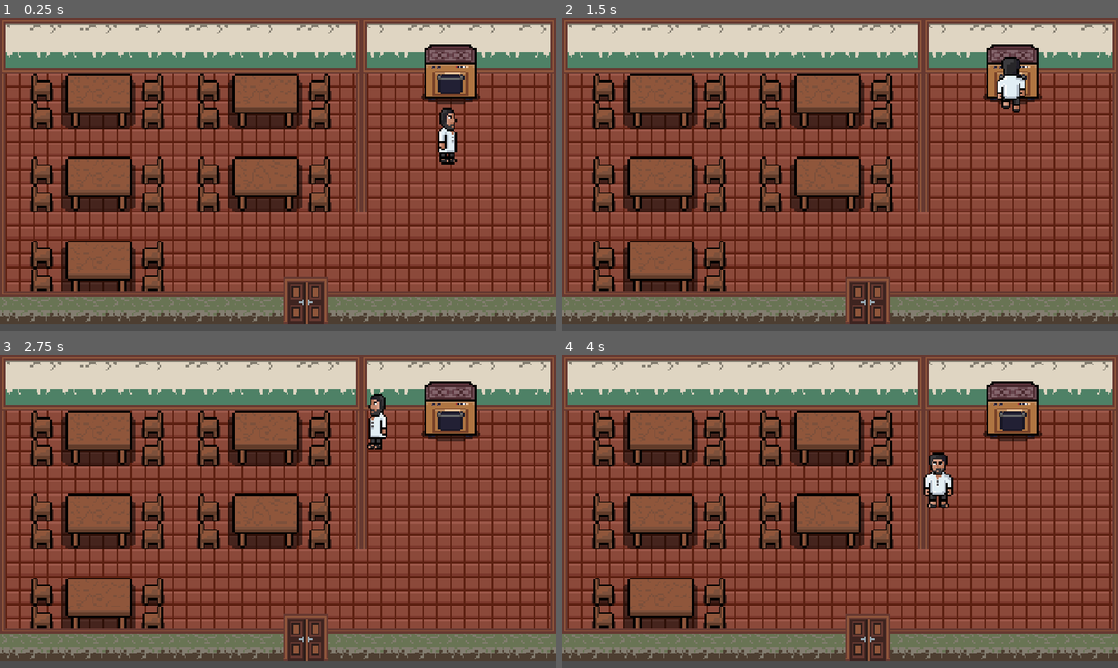
Above: before the commit, frames 1-4 (two rows, left to right).
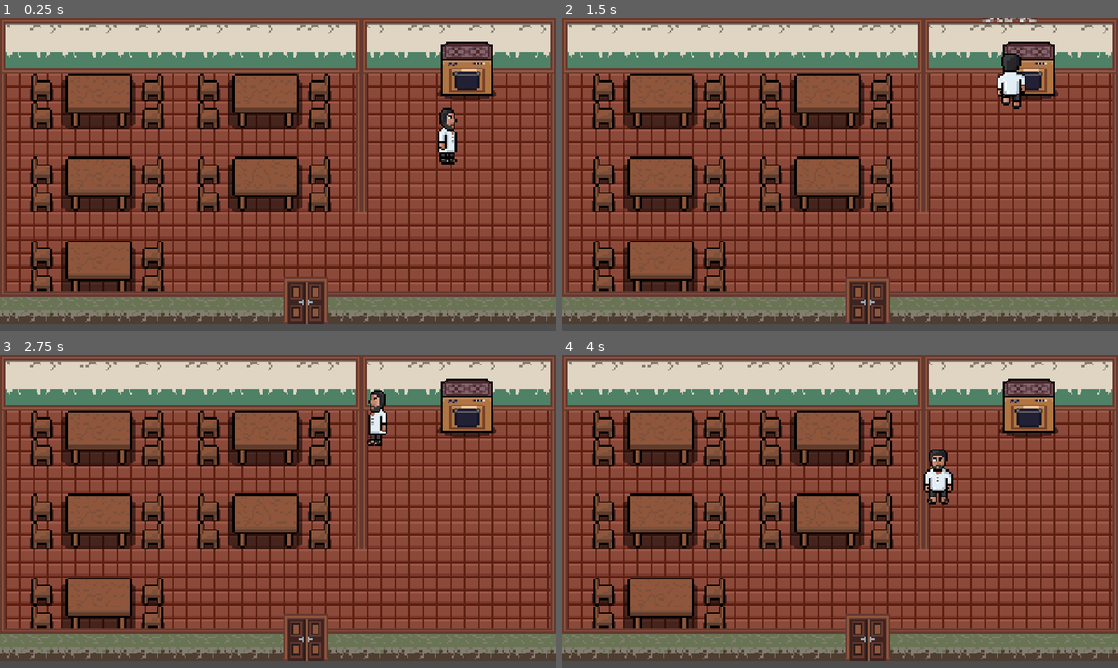
Above: after the commit, the same moments.

Repository: Shafayat1777/project-restaurant
Game: Godot game, scene res://scenes/main.tscn
Two runs of this game, one before a commit and one after it. Both use one fixed random seed, a clock stepped at 60 frames per second and the inputs below.
Inputs (mouse positions are in pixels of both pictures, inside the frame that each line leads up to):
- Up to frame 1 (0.25 s): no input
- Up to frame 2 (1.5 s): tap Enter at 0.5 s; move the mouse to (812, 237) at 0.52 s; press the mouse at (812, 237) at 0.53 s; hold W (up) from 0.53 s (still down); tap Space at 1.25 s; move the mouse to (1006, 221) at 1.27 s; release the mouse at (1006, 221) at 1.28 s; click (1006, 221) at 1.35 s
- Up to frame 3 (2.75 s): move the mouse to (111, 464) at 2.02 s; release W (up) at 2.03 s; press the mouse at (111, 464) at 2.03 s; hold Left (left) from 2.03 s (still down)
- Up to frame 4 (4 s): move the mouse to (867, 511) at 2.77 s; release the mouse at (867, 511) at 2.78 s; click (867, 511) at 2.85 s; move the mouse to (756, 433) at 3.52 s; release Left (left) at 3.53 s; press the mouse at (756, 433) at 3.53 s; hold S (down) from 3.53 s (still down)

The runs differ from the first frame. In frame 1, 2.0% of the frame differs, in the area x 75-90%, y 7-28%; in frame 2, 2.0%; in frame 3, 2.4%; in frame 4, 2.5%, in the area x 65-90%, y 7-49%.

Commit message:
added interaction

Diff:
--- /dev/null
+++ b/interaction_components/interactable.gd
@@ -0,0 +1,7 @@
+extends Area2D
+
+@export var interact_name: String = ""
+@export var is_intractable: bool = false
+
+var interact: Callable = func():
+	pass
--- /dev/null
+++ b/interaction_components/interactable.tscn
@@ -0,0 +1,8 @@
+[gd_scene format=3 uid="uid://o6kr1e0dgfs"]
+
+[ext_resource type="Script" uid="uid://ci8cvccssrwia" path="res://interaction_components/interactable.gd" id="1_tar3s"]
+
+[node name="Interactable" type="Area2D" unique_id=612619034]
+collision_layer = 2
+collision_mask = 0
+script = ExtResource("1_tar3s")
--- /dev/null
+++ b/interaction_components/interacting_component.gd
@@ -0,0 +1,36 @@
+extends Node2D
+
+@onready var interact_label: Label = $InteractLabel
+var current_interactions := []
+var can_interact := true
+
+func _input(event: InputEvent) -> void:
+	if event.is_action_pressed("interact") and can_interact:
+		if current_interactions:
+			can_interact = false
+			interact_label.hide()
+
+			await current_interactions[0].interact.call()
+
+			can_interact = true
+
+func _process(delta: float) -> void:
+	if current_interactions and can_interact:
+		current_interactions.sort_custom(_sort_by_nearest)
+		if current_interactions[0].is_intractable:
+			interact_label.text = current_interactions[0].interact_name
+			interact_label.show()
+	else:
+		interact_label.hide()
+
+func _sort_by_nearest(area1, area2):
+	var area1_dist = global_position.distance_to(area1.global_position)
+	var area2_dist = global_position.distance_to(area2.global_position)
+	return area1_dist < area2_dist
+
+func _on_interact_range_area_entered(area: Area2D) -> void:
+	current_interactions.push_back(area)
+
+
+func _on_interact_range_area_exited(area: Area2D) -> void:
+	current_interactions.erase(area)
--- /dev/null
+++ b/interaction_components/interacting_component.tscn
@@ -0,0 +1,41 @@
+[gd_scene format=3 uid="uid://b06f6mp4363b1"]
+
+[ext_resource type="Script" uid="uid://kwa1qopajbrh" path="res://interaction_components/interacting_component.gd" id="1_xa01l"]
+
+[sub_resource type="CircleShape2D" id="CircleShape2D_6f4wy"]
+
+[sub_resource type="LabelSettings" id="LabelSettings_6f4wy"]
+font_size = 12
+outline_size = 2
+outline_color = Color(0, 0, 0, 1)
+
+[node name="InteractingComponent" type="Node2D" unique_id=812513834]
+script = ExtResource("1_xa01l")
+
+[node name="InteractRange" type="Area2D" parent="." unique_id=1030491287]
+z_index = 10
+collision_layer = 0
+collision_mask = 2
+
+[node name="CollisionShape2D" type="CollisionShape2D" parent="InteractRange" unique_id=1413936395]
+shape = SubResource("CircleShape2D_6f4wy")
+
+[node name="InteractLabel" type="Label" parent="." unique_id=517185601]
+anchors_preset = 8
+anchor_left = 0.5
+anchor_top = 0.5
+anchor_right = 0.5
+anchor_bottom = 0.5
+offset_left = -52.5
+offset_top = -50.0
+offset_right = 52.5
+offset_bottom = -27.0
+grow_horizontal = 2
+grow_vertical = 2
+text = "[E] to Interact"
+label_settings = SubResource("LabelSettings_6f4wy")
+horizontal_alignment = 1
+vertical_alignment = 1
+
+[connection signal="area_entered" from="InteractRange" to="." method="_on_interact_range_area_entered"]
+[connection signal="area_exited" from="InteractRange" to="." method="_on_interact_range_area_exited"]
--- a/project.godot
+++ b/project.godot
@@ -50,10 +50,15 @@
 }
 interact={
 "deadzone": 0.2,
-"events": [Object(InputEventKey,"resource_local_to_scene":fa …(140 unchanged characters)… d":false,"keycode":0,"physical_keycode":70,"key_label":0,"unicode":102,"location":0,"echo":false,"script":null)
+"events": [Object(InputEventKey,"resource_local_to_scene":fa …(140 unchanged characters)… d":false,"keycode":0,"physical_keycode":69,"key_label":0,"unicode":101,"location":0,"echo":false,"script":null)
 , Object(InputEventMouseButton,"resource_local_to_scene":false,"resource_name":"","device":-1,"window_id":0,"alt_presse …(249 unchanged characters)…
 ]
 }
+
+[layer_names]
+
+2d_physics/layer_1="world"
+2d_physics/layer_2="interactions"
 
 [physics]
 
--- a/scenes/levels/base_level.tscn
+++ b/scenes/levels/base_level.tscn
@@ -322,5 +322,5 @@
 tile_map_data = PackedByteArray("AAAKAAkAAAAMAAAAAAAKAAoAAAAMAAEAAAALAAkAAAANAAAAAAALAAoAAAANAAEAAAA=")
 tile_set = SubResource("TileSet_o3nph")
 
-[node name="Area2D" parent="." unique_id=1640987153 instance=ExtResource("3_ukglk")]
-position = Vector2(1035, 156)
+[node name="Stove" parent="." unique_id=330518970 instance=ExtResource("3_ukglk")]
+position = Vector2(1075, 150)
--- a/scenes/objects/stove.tscn
+++ b/scenes/objects/stove.tscn
@@ -1,63 +1,64 @@
 [gd_scene format=3 uid="uid://c4crj6rfatmnj"]
 
 [ext_resource type="Texture2D" uid="uid://uk11c3sej0ge" path="res://assets/images/objects/stove.png" id="1_ktuod"]
+[ext_resource type="Script" uid="uid://p2ywj2d3o8q5" path="res://scripts/stove.gd" id="2_quf57"]
+[ext_resource type="PackedScene" uid="uid://o6kr1e0dgfs" path="res://interaction_components/interactable.tscn" id="3_7u2d5"]
 
-[sub_resource type="RectangleShape2D" id="RectangleShape2D_b01qr"]
-size = Vector2(116, 169)
+[sub_resource type="AtlasTexture" id="AtlasTexture_ktuod"]
+atlas = ExtResource("1_ktuod")
+region = Rect2(0, 0, 48, 48)
 
 [sub_resource type="AtlasTexture" id="AtlasTexture_qdgw4"]
 atlas = ExtResource("1_ktuod")
-region = Rect2(0, 0, 48, 48)
+region = Rect2(48, 0, 48, 48)
 
 [sub_resource type="AtlasTexture" id="AtlasTexture_quf57"]
 atlas = ExtResource("1_ktuod")
-region = Rect2(48, 0, 48, 48)
-
-[sub_resource type="AtlasTexture" id="AtlasTexture_7u2d5"]
-atlas = ExtResource("1_ktuod")
 region = Rect2(0, 0, 48, 48)
 
-[sub_resource type="SpriteFrames" id="SpriteFrames_0u4sf"]
+[sub_resource type="SpriteFrames" id="SpriteFrames_6f4wy"]
 animations = [{
 "frames": [{
 "duration": 1.0,
-"texture": SubResource("AtlasTexture_qdgw4")
+"texture": SubResource("AtlasTexture_ktuod")
 }, {
 "duration": 1.0,
-"texture": SubResource("AtlasTexture_quf57")
+"texture": SubResource("AtlasTexture_qdgw4")
 }],
-"loop": 1,
+"loop": 0,
 "name": &"burner_on",
 "speed": 5.0
 }, {
 "frames": [{
 "duration": 1.0,
-"texture": SubResource("AtlasTexture_7u2d5")
+"texture": SubResource("AtlasTexture_quf57")
 }],
 "loop": 0,
 "name": &"default",
 "speed": 5.0
 }]
 
-[sub_resource type="RectangleShape2D" id="RectangleShape2D_0u4sf"]
-size = Vector2(120, 116)
+[sub_resource type="RectangleShape2D" id="RectangleShape2D_6f4wy"]
+size = Vector2(29.5, 28.5)
 
-[node name="Area2D" type="Area2D" unique_id=1640987153]
-position = Vector2(145, 134)
-metadata/_edit_group_ = true
+[sub_resource type="RectangleShape2D" id="RectangleShape2D_08r2w"]
+size = Vector2(29, 31)
 
-[node name="CollisionShape2D" type="CollisionShape2D" parent="." unique_id=199484826]
-position = Vector2(2, 1.5)
-shape = SubResource("RectangleShape2D_b01qr")
+[node name="Stove" type="AnimatedSprite2D" unique_id=330518970]
+scale = Vector2(4, 4)
+sprite_frames = SubResource("SpriteFrames_6f4wy")
+script = ExtResource("2_quf57")
 
-[node name="AnimatedSprite2D" type="AnimatedSprite2D" parent="." unique_id=585552813]
-position = Vector2(2, 2)
-scale = Vector2(4, 4)
-sprite_frames = SubResource("SpriteFrames_0u4sf")
-frame_progress = 1.0
+[node name="StaticBody2D" type="StaticBody2D" parent="." unique_id=511611901]
 
-[node name="StaticBody2D" type="StaticBody2D" parent="." unique_id=763005058]
+[node name="CollisionShape2D" type="CollisionShape2D" parent="StaticBody2D" unique_id=502445781]
+position = Vector2(0, -7.5)
+shape = SubResource("RectangleShape2D_6f4wy")
 
-[node name="CollisionShape2D" type="CollisionShape2D" parent="StaticBody2D" unique_id=574670580]
-position = Vector2(2, -28)
-shape = SubResource("RectangleShape2D_0u4sf")
+[node name="Interactable" parent="." unique_id=612619034 instance=ExtResource("3_7u2d5")]
+interact_name = "Stove"
+is_intractable = true
+
+[node name="CollisionShape2D" type="CollisionShape2D" parent="Interactable" unique_id=1910826770]
+position = Vector2(0, 2.25)
+shape = SubResource("RectangleShape2D_08r2w")
--- a/scenes/player.tscn
+++ b/scenes/player.tscn
@@ -2,6 +2,7 @@
 
 [ext_resource type="Texture2D" uid="uid://lt8vlu02dqlv" path="res://assets/images/player/character_sprite_sheet.png" id="1_3vyb7"]
 [ext_resource type="Script" uid="uid://dweqcbthm1vw1" path="res://scripts/player.gd" id="1_g2els"]
+[ext_resource type="PackedScene" uid="uid://b06f6mp4363b1" path="res://interaction_components/interacting_component.tscn" id="3_qhqgy"]
 
 [sub_resource type="AtlasTexture" id="AtlasTexture_ujl30"]
 atlas = ExtResource("1_3vyb7")
@@ -255,3 +256,5 @@
 [node name="CollisionShape2D" type="CollisionShape2D" parent="." unique_id=21459341]
 position = Vector2(-0.5, 11.5)
 shape = SubResource("RectangleShape2D_6f4wy")
+
+[node name="InteractingComponent" parent="." unique_id=812513834 instance=ExtResource("3_qhqgy")]
--- /dev/null
+++ b/scripts/stove.gd
@@ -0,0 +1,16 @@
+extends AnimatedSprite2D
+
+@onready var interactable: Area2D = $Interactable
+
+func _ready() -> void:
+	interactable.interact = _on_interact
+
+
+func _on_interact():
+
+	if animation == "burner_on":
+		print("on")
+		play("default")
+	else:
+		print("off")
+		play("burner_on")
Not shown, added: interaction_components/interactable.gd.uid
Not shown, added: interaction_components/interacting_component.gd.uid
Not shown, added: scripts/stove.gd.uid
